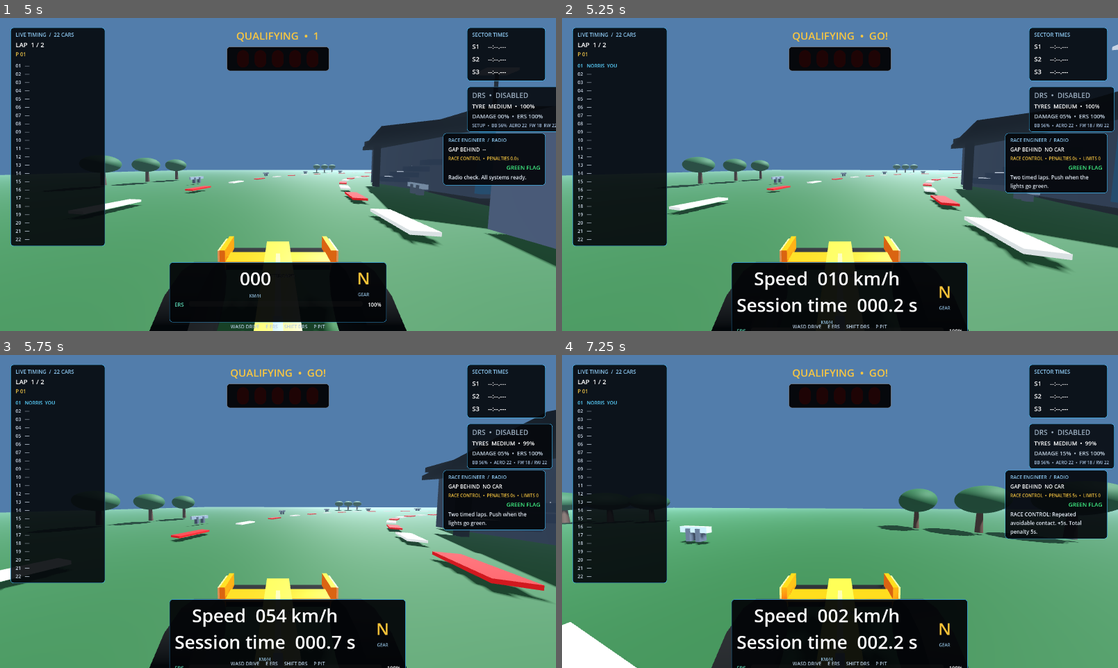
Above: before the commit, frames 1-4 (two rows, left to right).
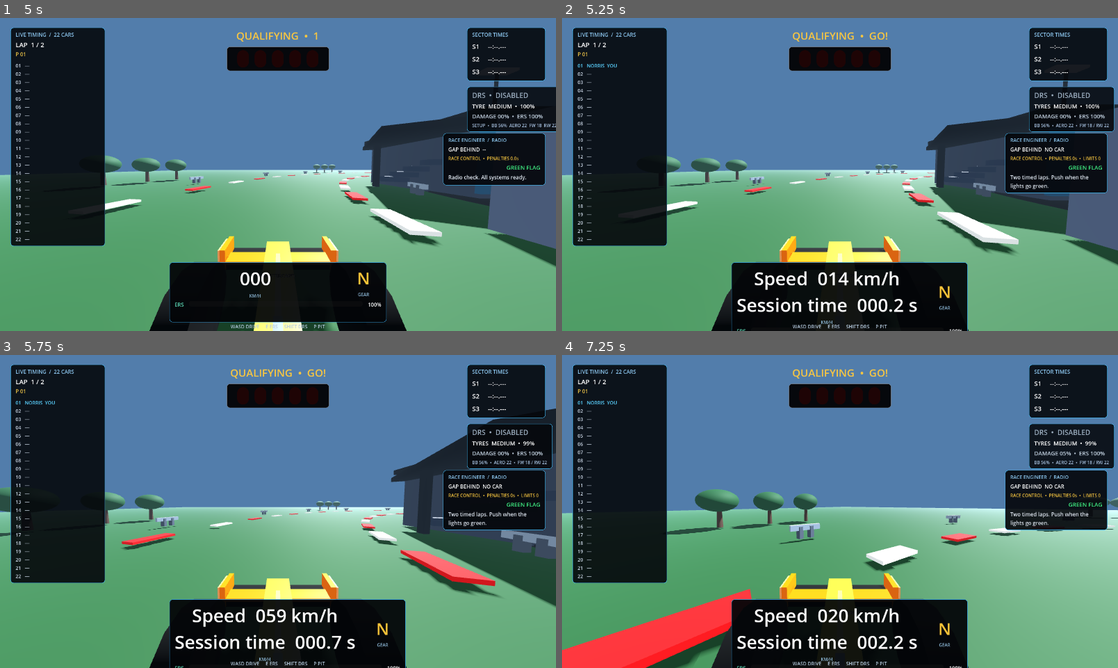
Above: after the commit, the same moments.

Repository: painopro123456-lang/apex-racing
Game: Godot game, scene res://scenes/main.tscn
Same seed, same stepped clock (60 frames per second), same inputs: the game is played once before the commit and once after it.
Inputs:
- Up to frame 1 (5 s): click "HOME" at 0.5 s; click "RACE" at 1.25 s; click "START RACE" at 2 s; tap Enter at 2.75, 4.25 s; hold D (steer_right) 2.78-3.53 s; hold Shift (drs) 2.78-3.53 s; tap Space at 3.5 s; hold S (brake) 3.53-4.28 s; tap E (ers_boost) at 3.6 s; hold D (steer_right) from 4.28 s (still down); tap P (pit_request) at 4.35 s
- Up to frame 2 (5.25 s): tap Space at 5 s; release D (steer_right) at 5.03 s; hold W (accelerate) from 5.03 s (still down); tap Shift (drs) at 5.1 s
- Up to frame 3 (5.75 s): keep holding W (accelerate)
- Up to frame 4 (7.25 s): release W (accelerate) at 5.78 s; hold E (ers_boost) 5.78-6.53 s; hold A (steer_left) from 5.78 s (still down); tap P (pit_request) at 6.6 s

Frame 1 is identical in both runs. In frame 2, 8.3% of the frame differs, in the area x 0-100%, y 8-86%; in frame 3, 7.7%; in frame 4, 24%, in the area x 0-100%, y 30-100%.
Error in both runs: Invalid assignment of property or key 'track_radius' with value of type 'float' on a base object of type 'Node3D (ai_car.gd)'. (res://scripts/main.gd:980)

Commit message:
Ignore road-floor contacts when detecting barrier crashes

Diff:
--- a/scripts/player_car.gd
+++ b/scripts/player_car.gd
@@ -105,9 +105,14 @@
 		tyre_wear = max(0.0, tyre_wear - abs(forward_speed) * delta * wear_rate)
 	move_and_slide()
 	if get_slide_collision_count() > 0 and collision_cooldown <= 0.0 and abs(forward_speed) > 4.0:
-		var impact_collision := get_slide_collision(0)
-		apply_collision(impact_collision.get_normal())
-		collision_cooldown = 0.65
+		for collision_index in range(get_slide_collision_count()):
+			var impact_collision := get_slide_collision(collision_index)
+			var impact_normal: Vector3 = impact_collision.get_normal()
+			# Ignore the road surface; only side impacts against barriers count.
+			if abs(impact_normal.y) < 0.65:
+				apply_collision(impact_normal)
+				collision_cooldown = 0.65
+				break
 
 func _brake_effectiveness() -> float:
 	# A little more front bias improves stability under braking; excessive bias costs stopping performance.
